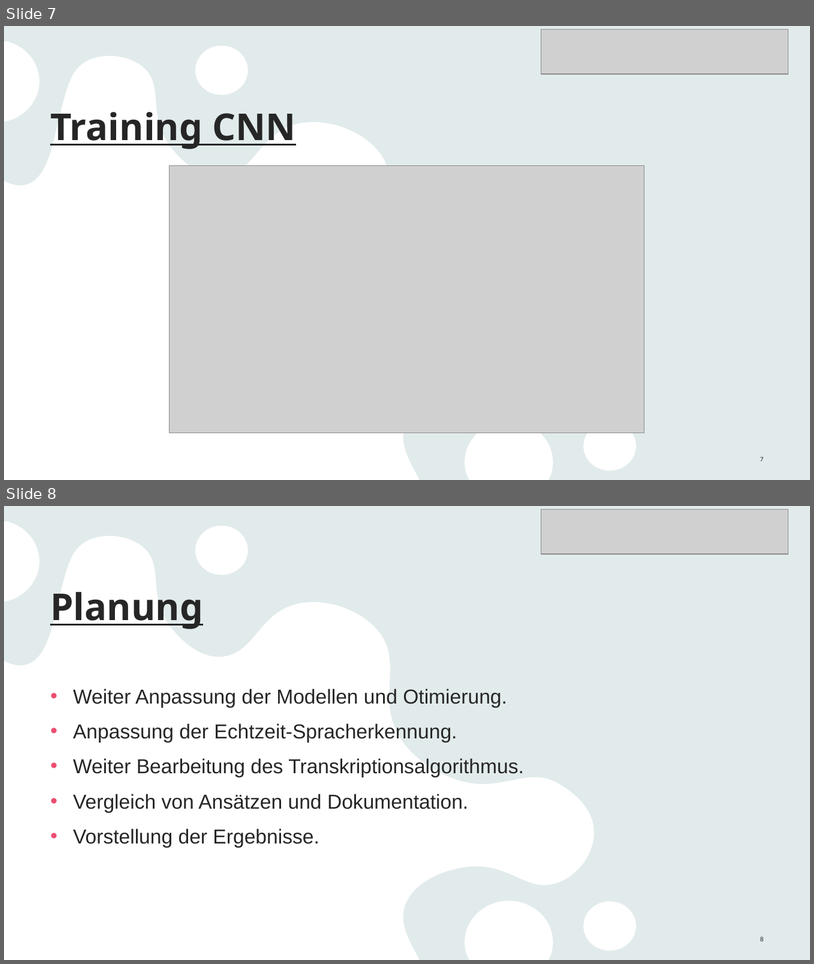
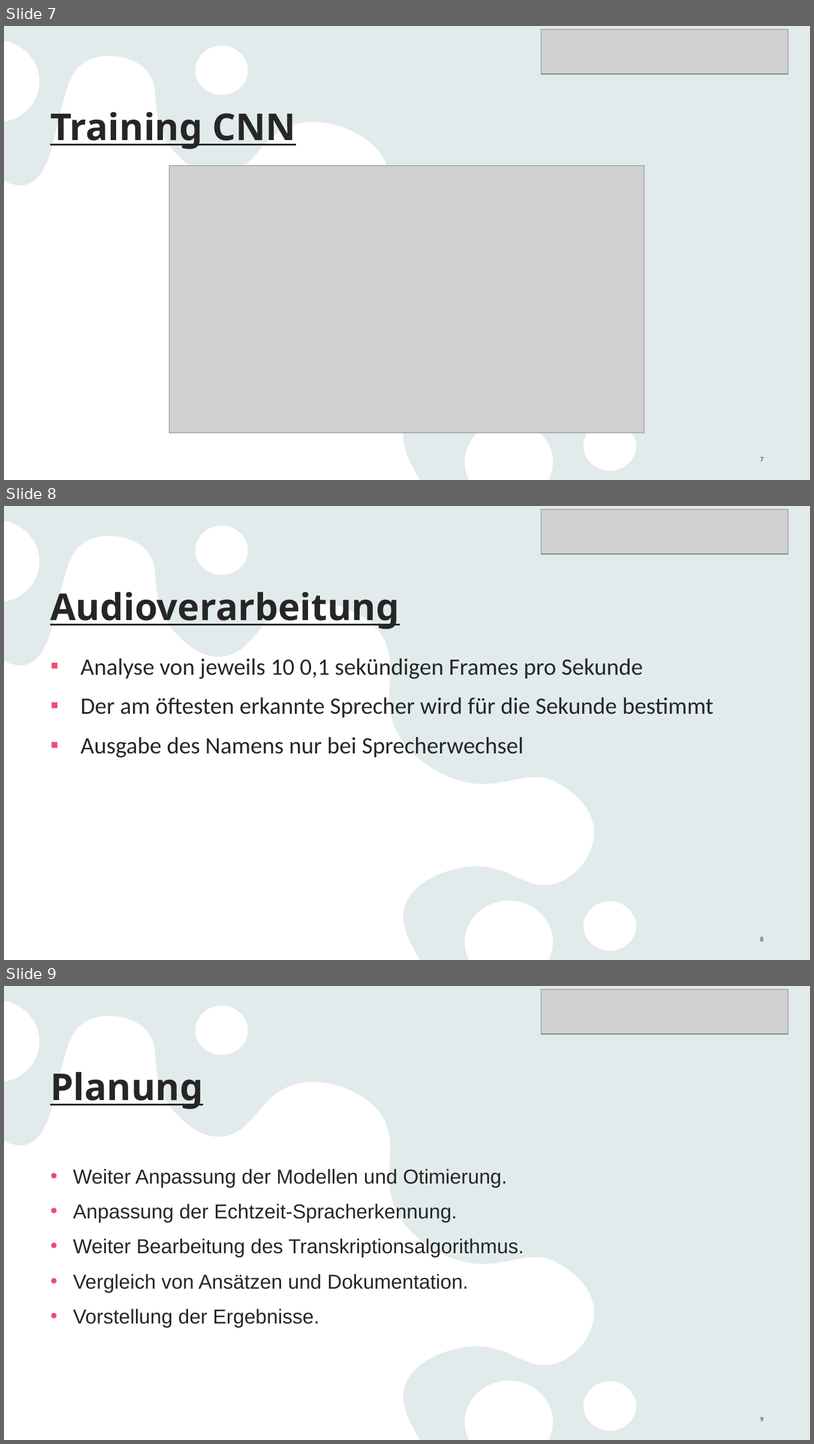
Before and after one commit to Linelle-7/Sprecherkennung-Deep-Learning-, a slide deck: VoiceRecognition_Zwischenstand.pptx. Shown one above the other, each under a label of ours: slides 7 and 8 before the commit, slides 7, 8 and 9 after it. The pictures are 814x964 and 814x1444 pixels, drawn with LibreOffice and Linux fonts; fonts in the diff are those of the drawing; grey boxes stand for pictures. Boxes give left, top, right and bottom in pixels: in the first picture for what was removed or moved away, otherwise in the second. Text is boxed around its words. In the diff, an @@ line names an element or a change of style, - is before the commit and + after.

Commit message:
Audioverarbeitung

```diff
--- a/VoiceRecognition_Zwischenstand.pptx
+++ b/VoiceRecognition_Zwischenstand.pptx
@@ slide 8 added at (4,506,810,960), background #E9F3F3; not listed: 2 template elements that a slide beside it also shows @@
@@ picture added at (542,509,789,554) @@
@@ title added at (50,592,399,629), 44 pt, text #262626, bold, underline @@
+Audioverarbeitung
@@ text added at (81,658,714,757), 28 pt, text #262626 @@
+▪ Analyse von jeweils 10 0,1 sekündigen Frames pro Sekunde
+▪ Der am öftesten erkannte Sprecher wird für die Sekunde bestimmt
+▪ Ausgabe des Namens nur bei Sprecherwechsel
@@ page number added at (761,936,764,941), 8 pt, text #262626 @@
+8
@@ what was slide 8 is now slide 9 @@
@@ page number at (761,1417,764,1421): text changed @@
-8
+9
```
